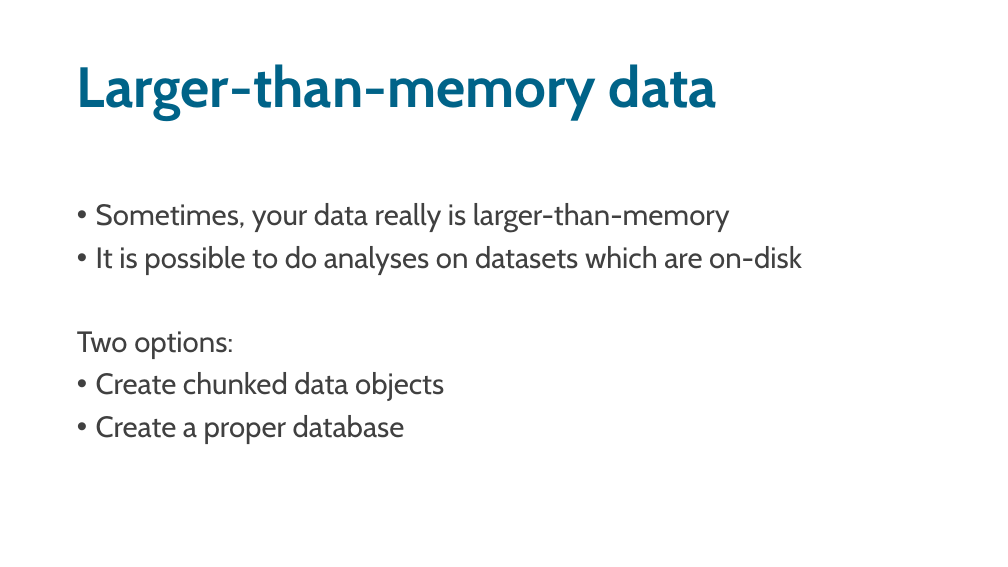
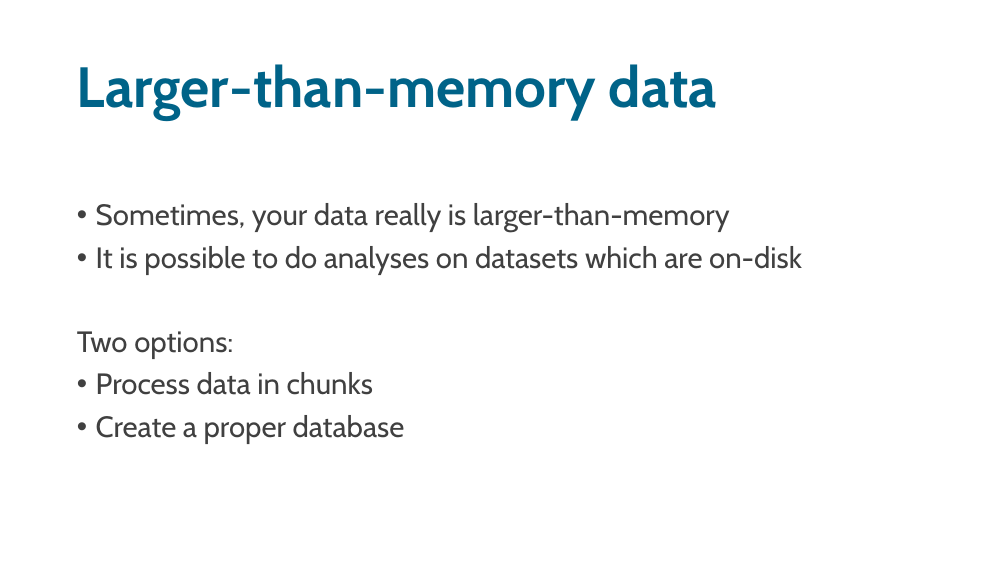
Before and after one commit to sodascience/workshop_efficient_microdata, a slide deck: slide 37 of efficient_microdata.pptx (slide 34 before the commit). Drawn at 1008x567 pixels with LibreOffice and Linux fonts; fonts in the diff are those of the drawing. Boxes give left, top, right and bottom in pixels: in the first picture for what was removed or moved away, otherwise in the second. Text is boxed around its words. In the diff, an @@ line names an element or a change of style, - is before the commit and + after.

Commit message:
update slides, v1 done!

```diff
--- a/efficient_microdata.pptx
+++ b/efficient_microdata.pptx
@@ text at (96,372,373,395): text changed @@
-• Create chunked data objects
+• Process data in chunks
```
Also in this commit, not shown: 1 other slide changed, 5 slides added, 1 slide removed, 2 other files.
